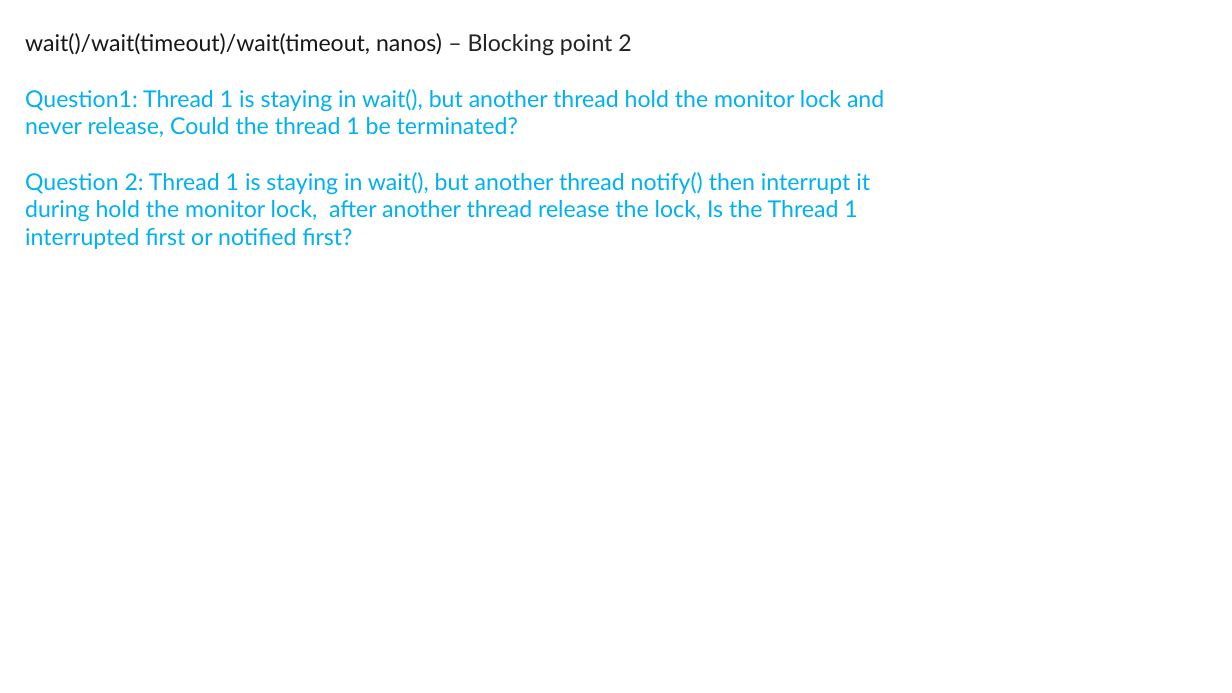
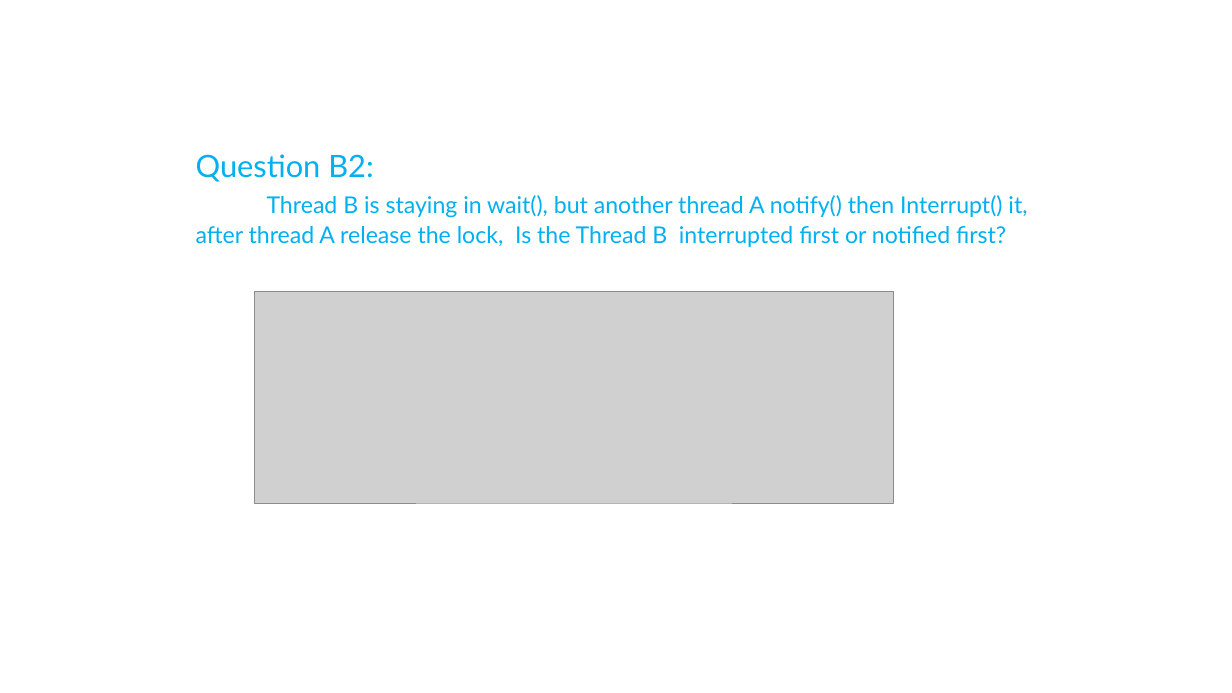
Before and after one commit to exiaoqu/ProducerConsumerProblemInJava, a slide deck: slide 14 of Producer and Consumer in Java.pptx (slide 11 before the commit). Drawn at 1232x693 pixels with LibreOffice and Linux fonts; fonts in the diff are those of the drawing; grey boxes stand for pictures; background and template pictures are left out. Boxes give left, top, right and bottom in pixels: in the first picture for what was removed or moved away, otherwise in the second. Text is boxed around its words. In the diff, an @@ line names an element or a change of style, - is before the commit and + after.

```diff
--- a/Producer and Consumer in Java.pptx
+++ b/Producer and Consumer in Java.pptx
@@ text at [196, 154, 1027, 247]: text changed @@
-wait()/wait(timeout)/wait(timeout, nanos) – Blocking point 2
-Question1: Thread 1 is staying in wait(), but another thread hold the monitor lock and never release, Could the thread 1 be terminated?
-Question 2: Thread 1 is staying in wait(), but another thread notify() then interrupt it during hold the monitor lock, after another thread release the lock, Is the Thread 1 interrupted first or notified first?
+Question B2:
+Thread B is staying in wait(), but another thread A notify() then Interrupt() it, after thread A release the lock, Is the Thread B interrupted first or notified first?
@@ picture added at [255, 291, 894, 503] @@
```
Also in this commit, not shown: 15 other slides changed, 4 slides added, 5 slides removed.
